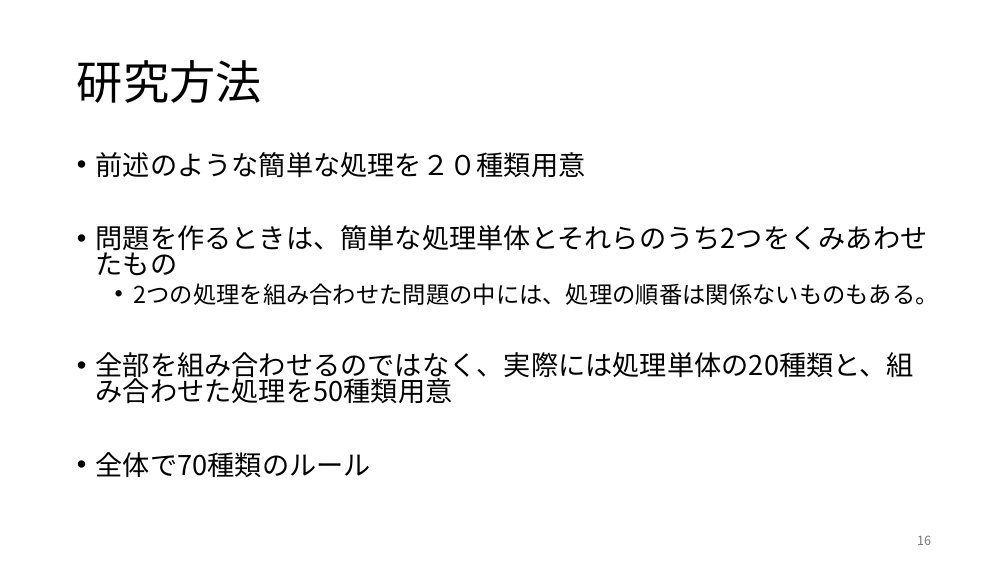
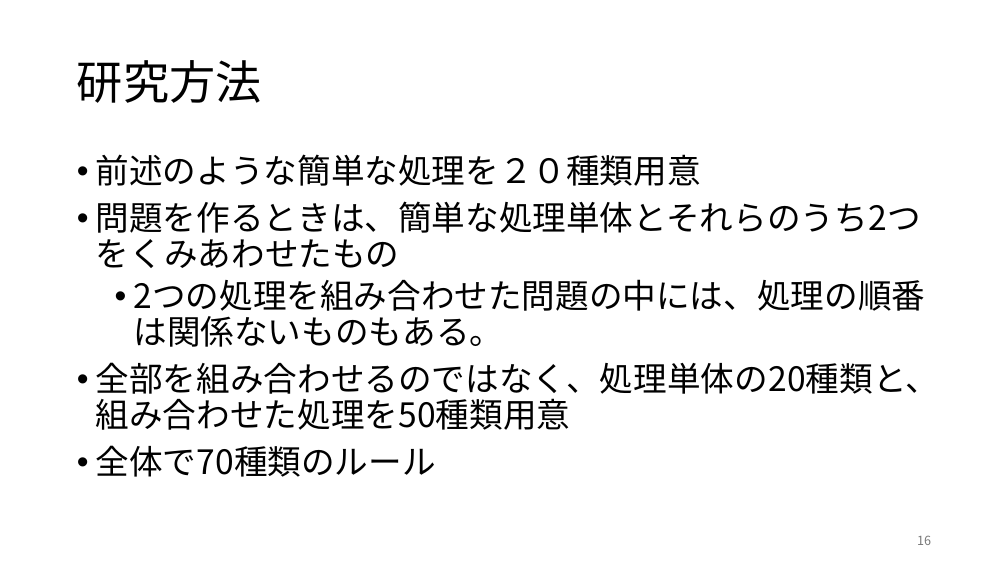
Before and after one commit to rollotea/array-task, a slide deck: slide 16 of 生成AIの追加学習による問題.pptx. Drawn at 1008x567 pixels with LibreOffice and Linux fonts; fonts in the diff are those of the drawing. Boxes give left, top, right and bottom in pixels: in the first picture for what was removed or moved away, otherwise in the second. Text is boxed around its words. In the diff, an @@ line names an element or a change of style, - is before the commit and + after.

```diff
--- a/生成AIの追加学習による問題.pptx
+++ b/生成AIの追加学習による問題.pptx
@@ text at (x1=96, y1=154, x2=926, y2=477): size 25.9 to 32 pt in "前述のような簡単な処理を２０種類用意", "問題を作るときは、簡単な処理単体とそれらのうち2つをくみあわせたもの", "全体で70種類のルール"; size 22.2 to 32 pt in "2つの処理を組み合わせた問題の中には、処理の順番は関係ないものもある。"; line spacing 0.8 to 0.9 @@
@@ text at (x1=96, y1=362, x2=939, y2=430): text changed; size 25.9 to 32 pt @@
-• 全部を組み合わせるのではなく、実際には処理単体の20種類と、組み合わせた処理を50種類用意
+• 全部を組み合わせるのではなく、処理単体の20種類と、組み合わせた処理を50種類用意
```
Also in this commit, not shown: 48 other slides changed, 1 slide added, 1 slide removed, 1 other file.
